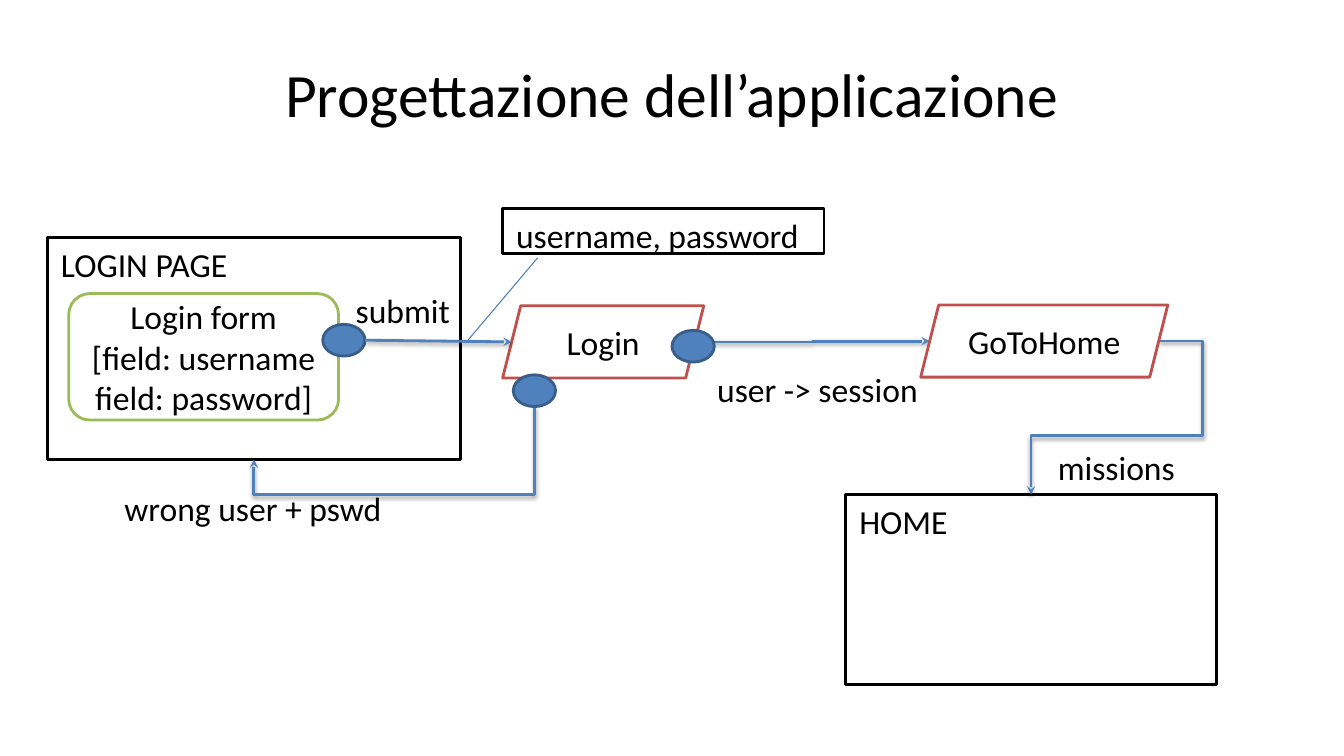
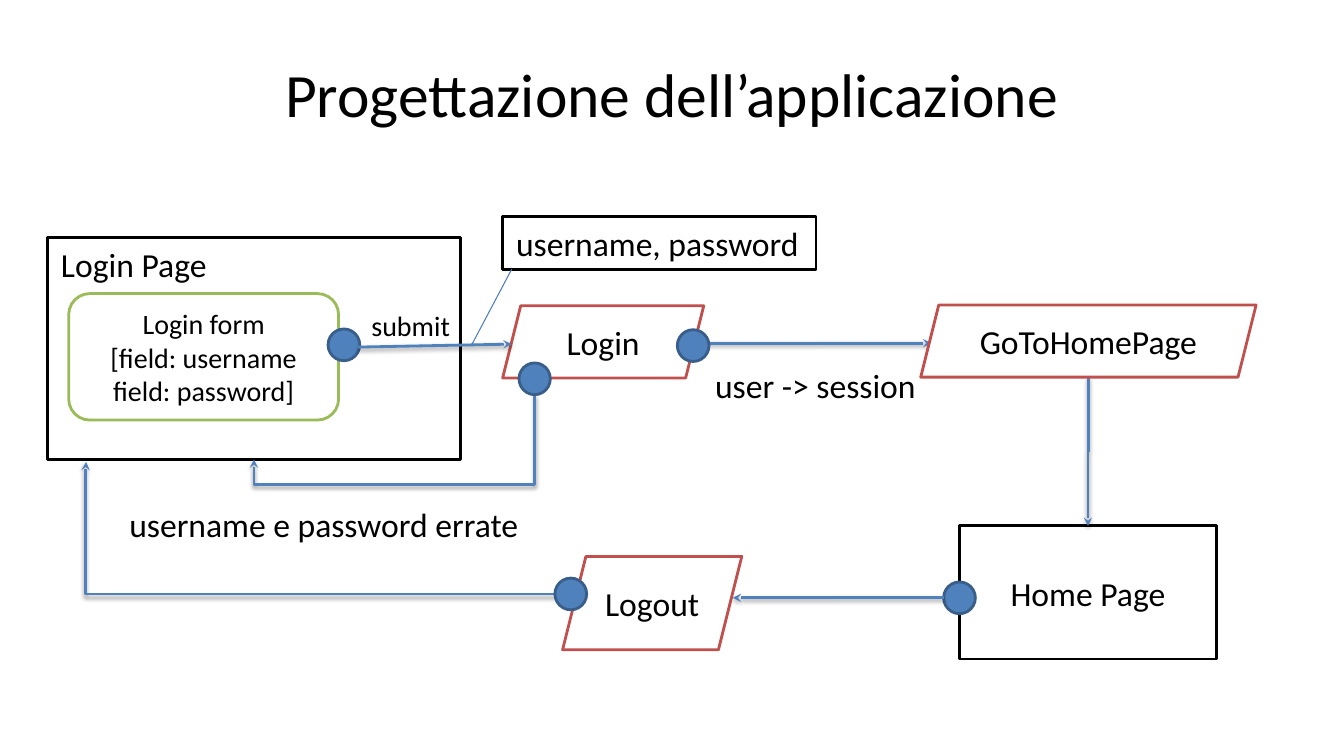
Before and after one commit to Trixyz28/TIW-ImgCatalog, a slide deck: slide 12 of Documents/ImgCatalog.pptx (slide 11 before the commit). Drawn at 1344x756 pixels with LibreOffice and Linux fonts; fonts in the diff are those of the drawing. Boxes give left, top, right and bottom in pixels: in the first picture for what was removed or moved away, otherwise in the second. Text is boxed around its words. In the diff, an @@ line names an element or a change of style, - is before the commit and + after.

```diff
--- a/Documents/ImgCatalog.pptx
+++ b/Documents/ImgCatalog.pptx
@@ rectangle "username, password": place and size @@
-rectangle "username, password" at [503,209,825,254]
+rectangle "username, password" at [503,217,817,269]
@@ text in rectangle at [61,254,207,283]: text changed @@
-LOGIN PAGE
+Login Page
@@ line moved from (537, 258) - (468, 340) to (512, 269) - (472, 344) @@
@@ rounded rectangle "Login form [field: username" at [69,293,339,419]: size 24 to 20 pt @@
@@ ellipse: place and size @@
-ellipse at [323,325,365,356]
+ellipse at [328,329,359,360]
@@ text "submit" at [371,316,450,337]: size 24 to 20 pt @@
@@ text "submit": place and size @@
-text "submit" at [356,299,450,332]
+text "submit" at [371,316,450,337]
@@ parallelogram "GoToHomePage": place and size @@
-parallelogram "GoToHomePage" at [921,306,1168,378]
+parallelogram "GoToHomePage" at [921,306,1256,378]
@@ arrow moved from (365, 341) - (512, 342) to (358, 347) - (512, 344) @@
@@ ellipse: place and size @@
-ellipse at [673,331,715,362]
+ellipse at [678,330,709,361]
@@ elbow arrow moved from (695, 342) - (930, 341) to (700, 344) - (932, 344) @@
@@ text "user -> session": place and size @@
-text "user -> session" at [717,379,917,403]
+text "user -> session" at [715,375,915,399]
@@ text in parallelogram at [980,332,1197,360]: text changed @@
-GoToHome
+GoToHomePage
@@ ellipse: place and size @@
-ellipse at [513,375,556,406]
+ellipse at [519,363,551,394]
@@ elbow arrow moved from (1159, 341) - (1031, 495) to (1089, 377) - (1088, 526) @@
@@ elbow arrow moved from (534, 406) - (254, 460) to (534, 395) - (254, 460) @@
@@ elbow arrow added from (569, 594) to (86, 462), #4F81BD 2 pt @@
@@ text removed at [1058,457,1175,481] @@
-missions
@@ text at [129,513,518,543]: text changed @@
-wrong user + pswd
+username e password errate
@@ rectangle "Home Page": place and size @@
-rectangle "Home Page" at [846,495,1216,686]
+rectangle "Home Page" at [960,526,1217,659]
@@ parallelogram added at [563,557,742,650], fill #FFFFFF, outline #C0504D 2 pt, 24 pt, text #000000 @@
+Logout
@@ ellipse added at [556,579,587,610], fill #4F81BD, outline #395E89 2 pt @@
@@ elbow arrow added from (944, 598) to (733, 598), #4F81BD 2 pt @@
@@ ellipse added at [944,582,975,613], fill #4F81BD, outline #395E89 2 pt @@
@@ text in rectangle at [1011,584,1165,612]: text changed @@
-HOME
+Home Page
```
Also in this commit, not shown: 13 other slides changed, 5 slides added, 6 slides removed, 4 other files.
